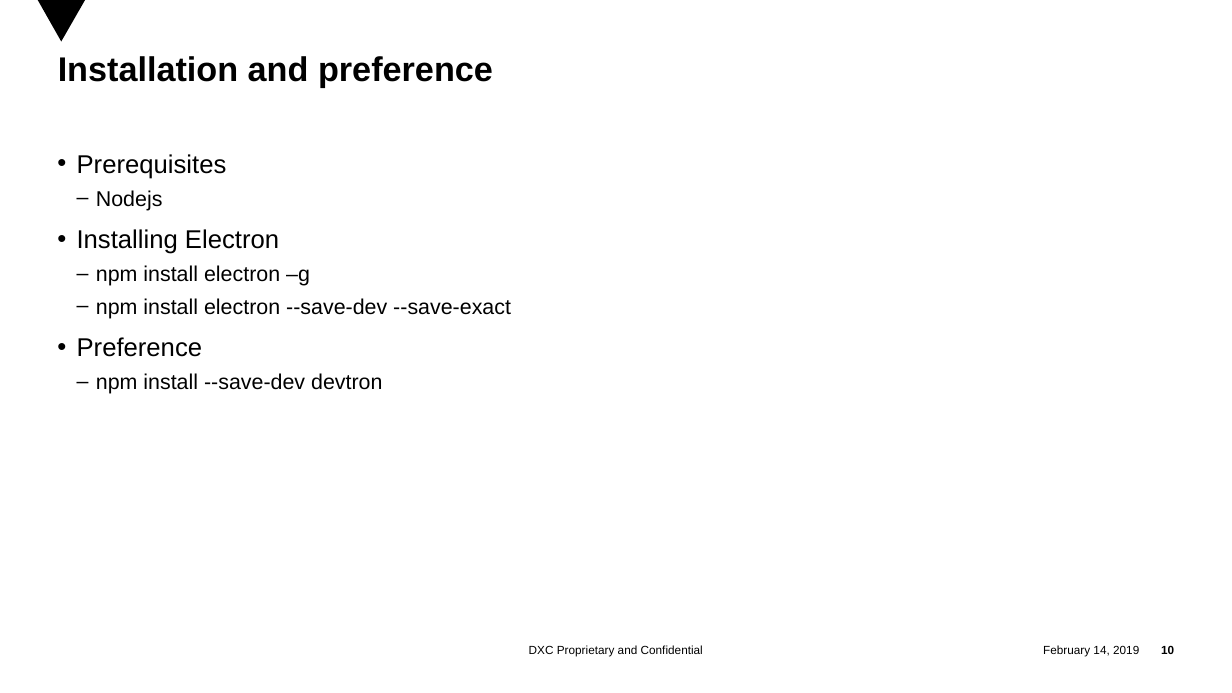
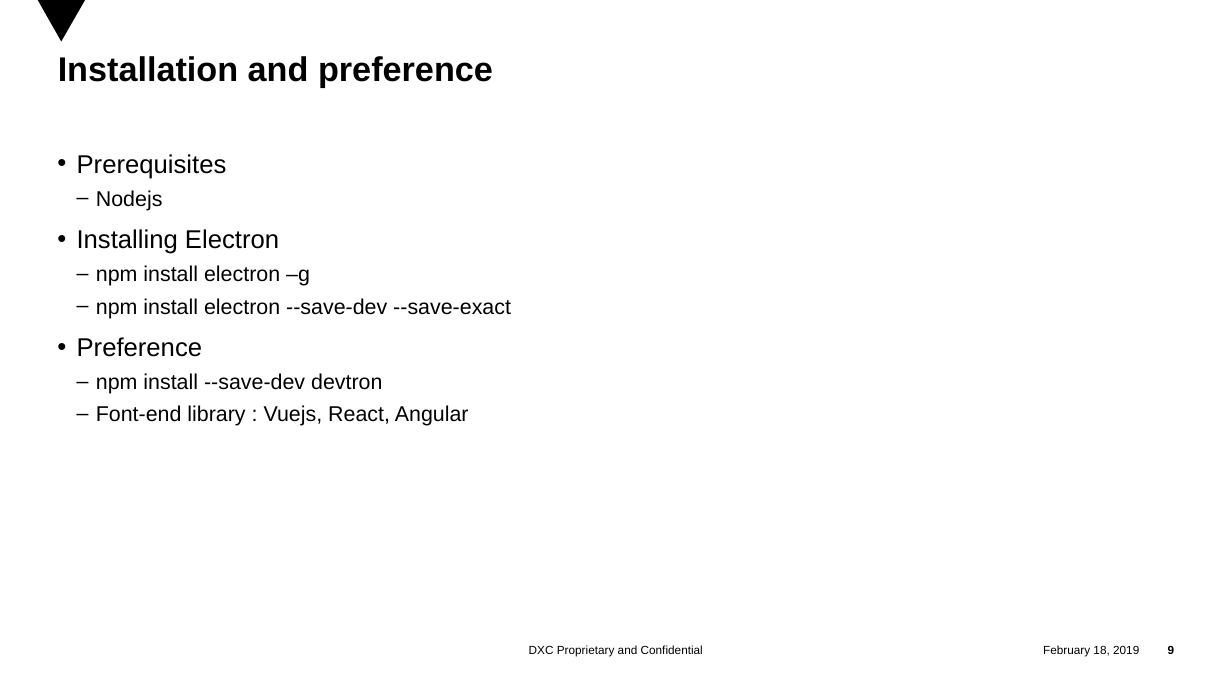
Before and after one commit to trtquan/electron, a slide deck: slide 9 of Electron.pptx (slide 10 before the commit). Drawn at 1232x693 pixels with LibreOffice and Linux fonts; fonts in the diff are those of the drawing; background and template pictures are left out. Boxes give left, top, right and bottom in pixels: in the first picture for what was removed or moved away, otherwise in the second. Text is boxed around its words. In the diff, an @@ line names an element or a change of style, - is before the commit and + after.

```diff
--- a/Electron.pptx
+++ b/Electron.pptx
@@ text at (x1=96, y1=405, x2=469, y2=426): paragraph added @@
+  – Font-end library : Vuejs, React, Angular
@@ text at (x1=1043, y1=645, x2=1139, y2=657): text changed @@
-February 14, 2019
+February 18, 2019
@@ page number at (x1=1168, y1=646, x2=1175, y2=654): text changed @@
-10
+9
```
Also in this commit, not shown: 16 other slides changed, 2 slides added, 2 slides removed.
